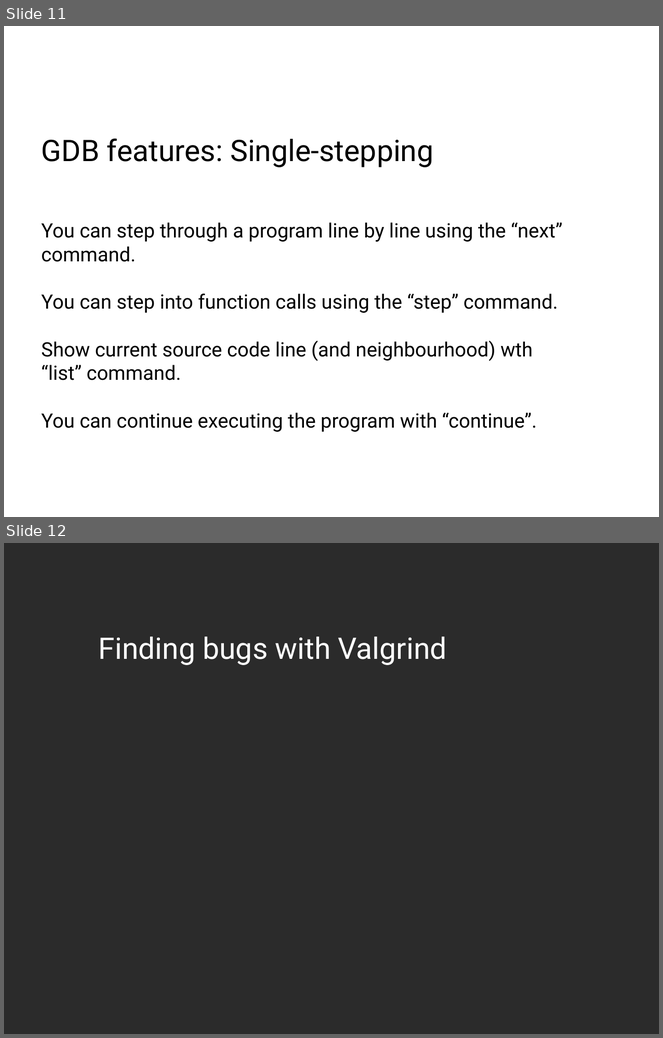
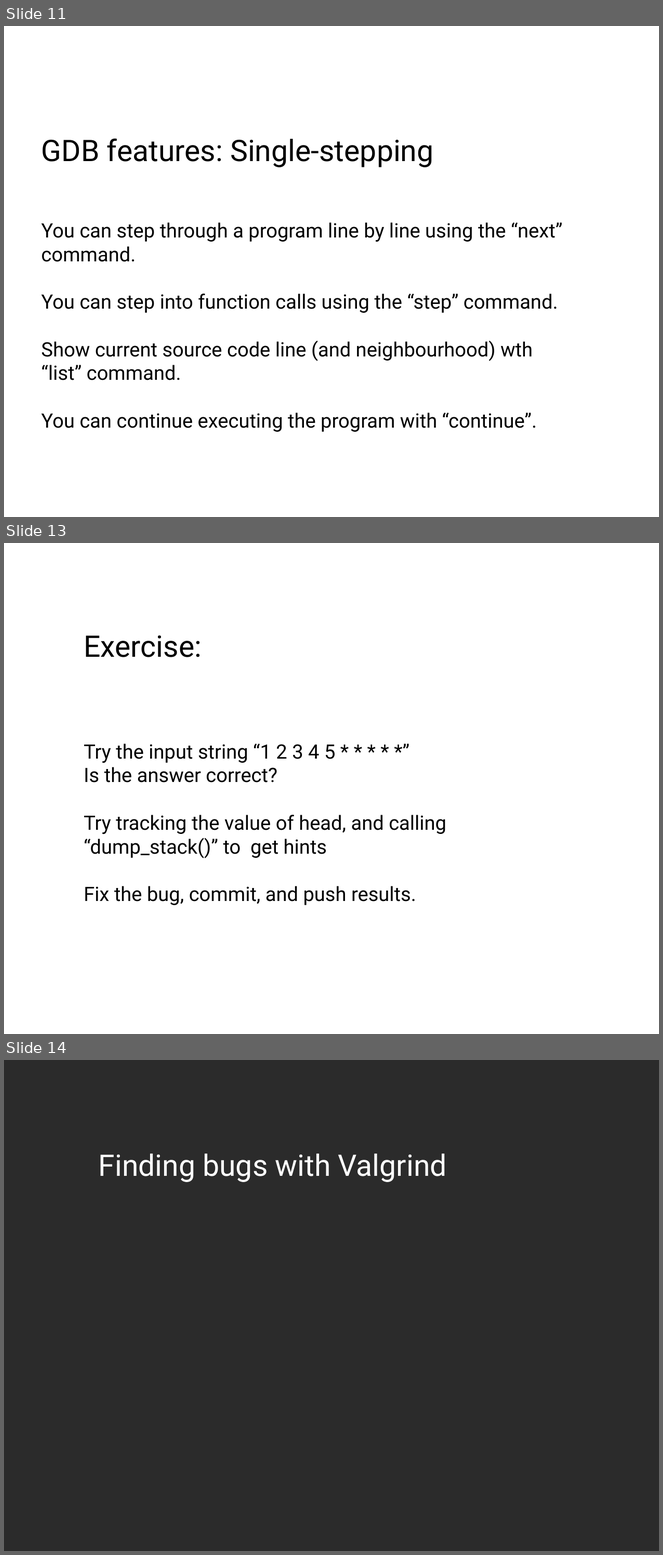
Before and after one commit to dneary/linux-devel-tools-tutorial, a slide deck: Linux Devtools.odp. Shown one above the other, each under a label of ours: slides 11 and 12 before the commit, slides 11, 13 and 14 after it; the slides between them are not shown. The pictures are 663x1038 and 663x1555 pixels, drawn with LibreOffice and Linux fonts; fonts in the diff are those of the drawing; background and template pictures are left out; a plain dark background stands for a picture behind light text. Boxes give left, top, right and bottom in pixels: in the first picture for what was removed or moved away, otherwise in the second. Text is boxed around its words. In the diff, an @@ line names an element or a change of style, - is before the commit and + after.

Commit message:
Add kcachegrind test, and a profiling exercise

```diff
--- a/Linux Devtools.odp
+++ b/Linux Devtools.odp
@@ slide 13 added at (x1=4, y1=543, x2=659, y2=1034), background #FFFFFF @@
@@ text added at (x1=84, y1=636, x2=202, y2=657), 36 pt, text #000000 @@
+Exercise:
@@ text added at (x1=84, y1=744, x2=447, y2=905), 24 pt, text #000000 @@
+Try the input string “1 2 3 4 5 * * * * *”
+Is the answer correct?
+Try tracking the value of head, and calling
+“dump_stack()” to get hints
+Fix the bug, commit, and push results.
@@ what was slide 12 is now slide 14 @@
```
Also in this commit, not shown: 2 slides changed, 10 other slides added, 1 slide removed, 2 other files.
